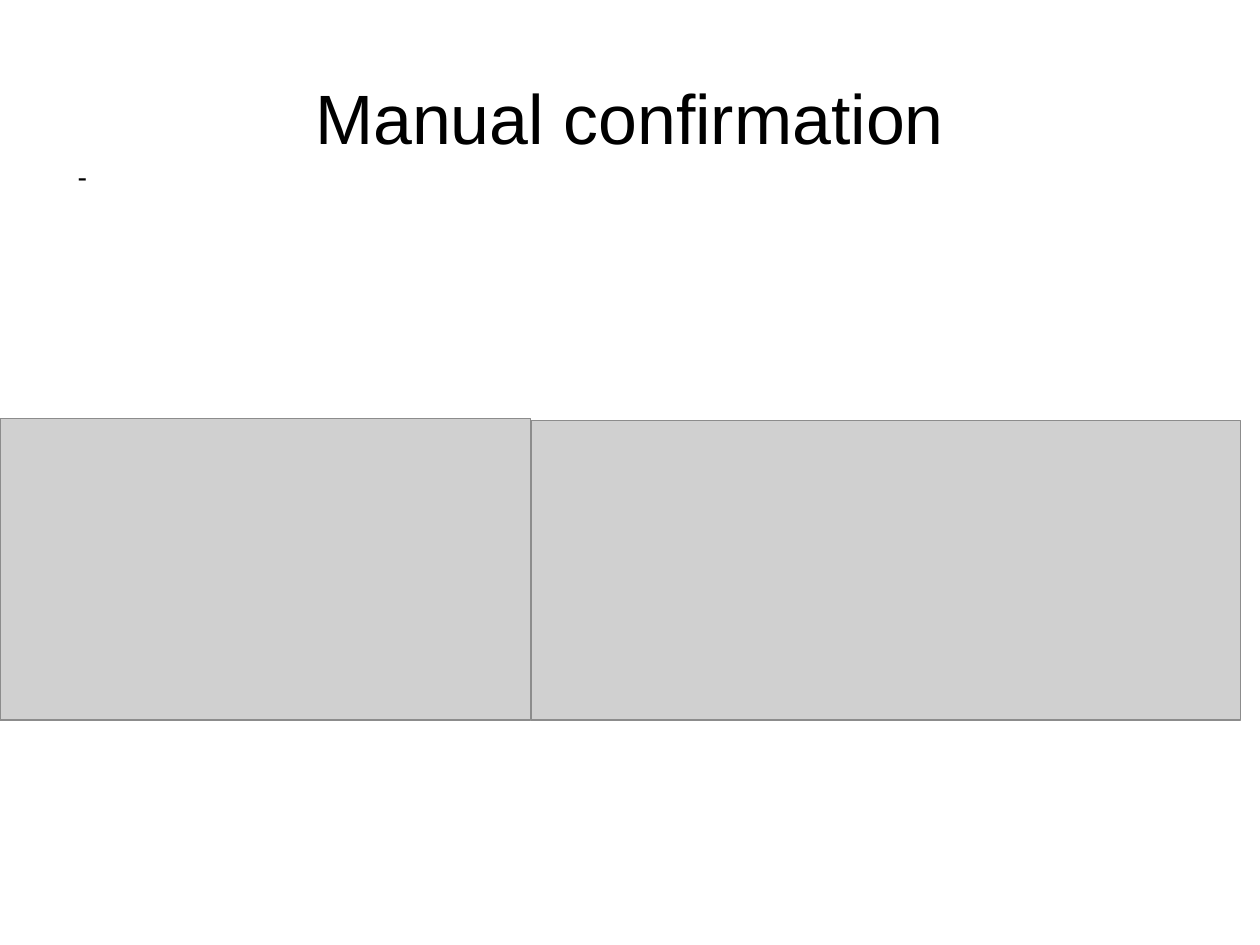
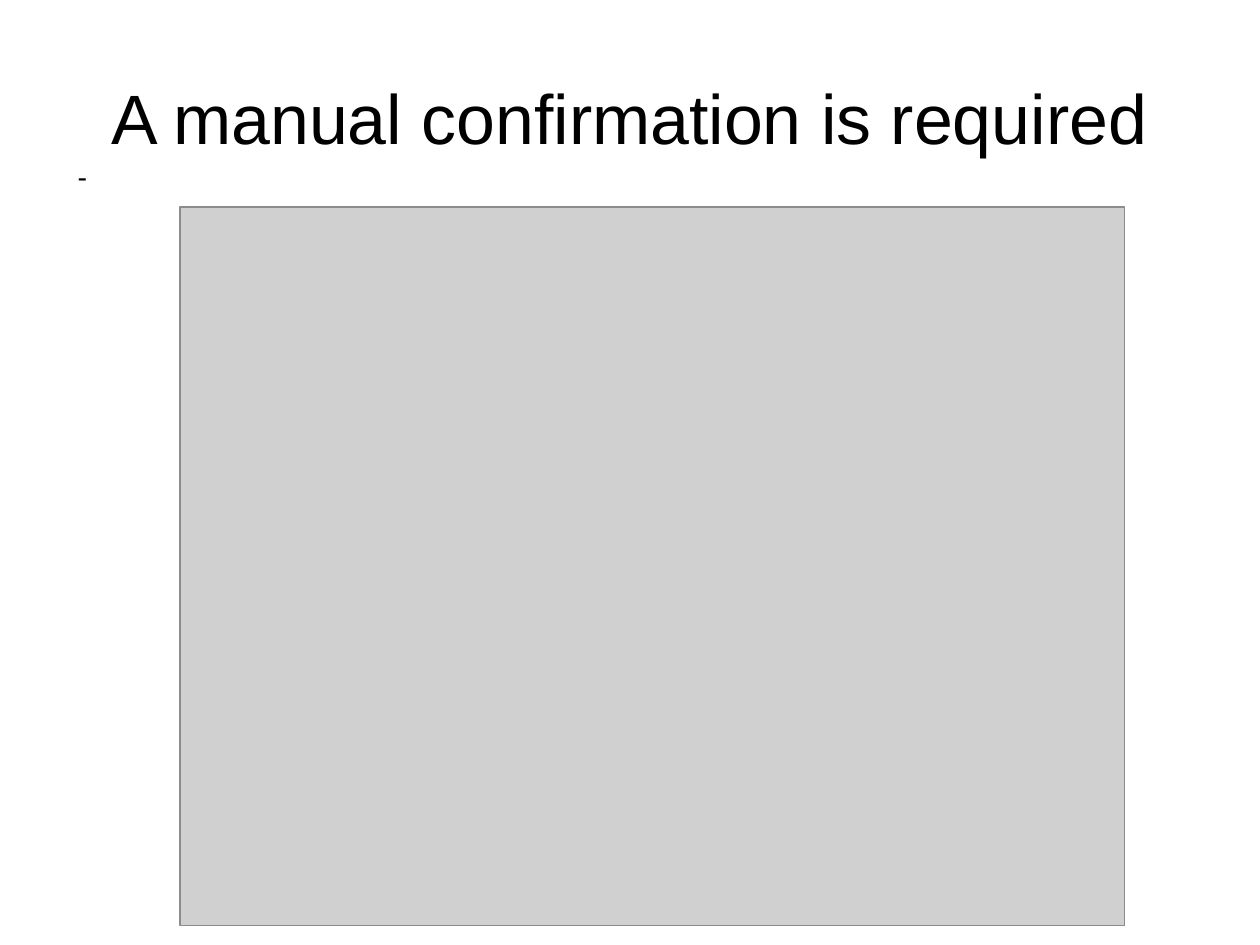
Before and after one commit to diegoami/newscollection, a slide deck: slide 15 of docs/Technical_NLP_6.odp. Drawn at 1260x945 pixels with LibreOffice and Linux fonts; fonts in the diff are those of the drawing; grey boxes stand for pictures. Boxes give left, top, right and bottom in pixels: in the first picture for what was removed or moved away, otherwise in the second. Text is boxed around its words. In the diff, an @@ line names an element or a change of style, - is before the commit and + after.

```diff
--- a/docs/Technical_NLP_6.odp
+++ b/docs/Technical_NLP_6.odp
@@ title at [111,93,1147,157]: text changed @@
-Manual confirmation
+A manual confirmation is required
@@ picture: place and size @@
-picture at [532,421,1242,720]
+picture at [180,207,1125,925]
@@ picture removed at [0,418,532,720] @@
```
Also in this commit, not shown: 8 other slides changed, 15 other files.
